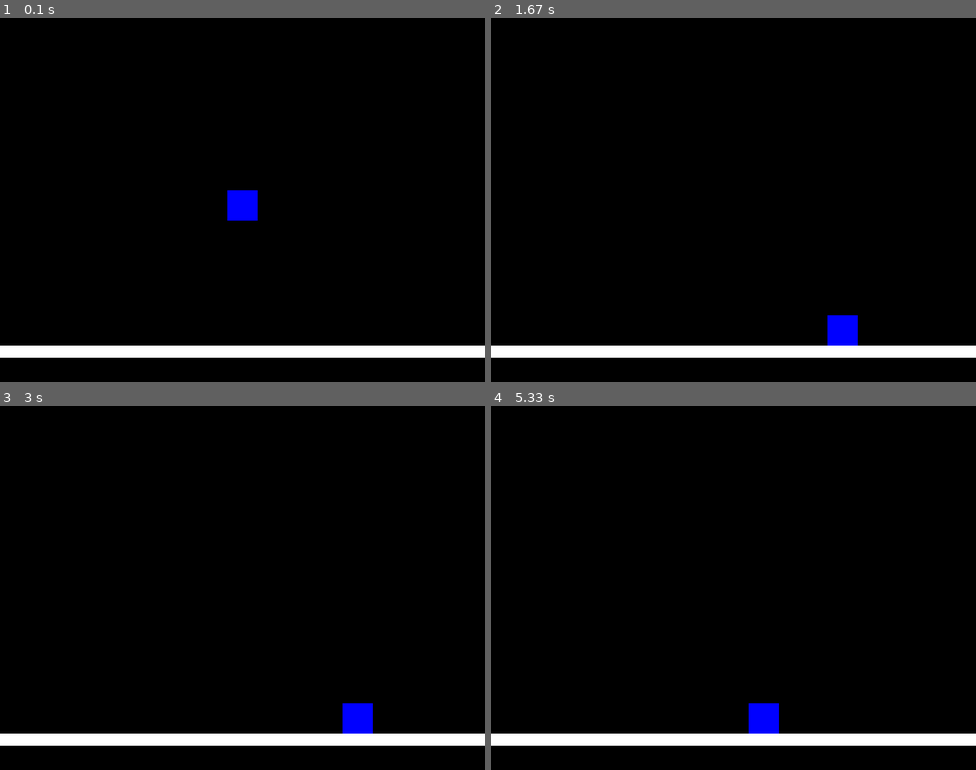
Above: before the commit, frames 1-4 (two rows, left to right).
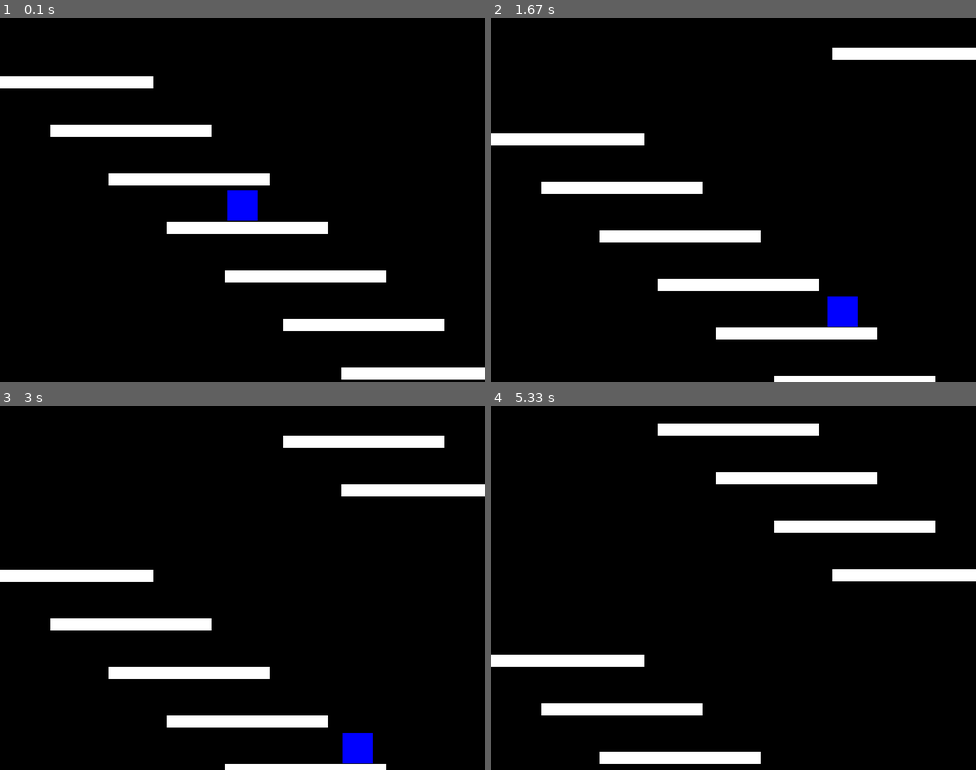
Above: after the commit, the same moments.

Repository: gromaxe/pygame_games
Game: pygame game, started from examples/platformer.py
Two runs of this game, one before a commit and one after it. Both use one fixed random seed, a clock stepped at 60 frames per second and the inputs below.
Inputs:
- Up to frame 1 (0.1 s): no input
- Up to frame 2 (1.67 s): hold D 0.33-0.8 s; hold D 0.83-1.3 s; hold A from 1.33 s (still down)
- Up to frame 3 (3 s): release A at 1.87 s; hold A 1.9-2.3 s; hold D 2.33-2.97 s
- Up to frame 4 (5.33 s): hold A 3-3.47 s

The runs differ from the first frame. In frame 1, 11% of the frame differs, in the area x 0-100%, y 16-100%; in frame 2, 11%; in frame 3, 11%; in frame 4, 11%, in the area x 0-100%, y 4-99%.

Commit message:
платформы в списке, переходят в низ экрана

Diff:
--- a/examples/platformer.py
+++ b/examples/platformer.py
@@ -15,6 +15,7 @@
 WHITE = (255, 255, 255)
 BLUE = (0, 0, 255)
 clock = pygame.time.Clock()
+
 
 class Player(pygame.sprite.Sprite):
     def __init__(self):
@@ -44,6 +45,7 @@
     def jump(self):
         self.vel_y = JUMP_HEIGHT
 
+
 class Platform(pygame.sprite.Sprite):
     def __init__(self, x, y, width, height):
         super().__init__()
@@ -51,15 +53,23 @@
         self.surf.fill(WHITE)
         self.rect = self.surf.get_rect(center=(x, y))
 
+    def update(self):
+        self.rect.move_ip(0, 1)
+        if self.rect.top > SCREEN_HEIGHT:
+            self.rect.bottom = 0
+
+
 all_sprites = pygame.sprite.Group()
 platforms = pygame.sprite.Group()
 
 player = Player()
-platform = Platform(SCREEN_WIDTH // 2, SCREEN_HEIGHT - 50, SCREEN_WIDTH, 20)
+platform_positions = [(i*1.2, i) for i in range(100, SCREEN_HEIGHT, 80)]
+for pos in platform_positions:
+    platform = Platform(pos[0], pos[1], SCREEN_WIDTH // 3, 20)
+    all_sprites.add(platform)
+    platforms.add(platform)
 
 all_sprites.add(player)
-all_sprites.add(platform)
-platforms.add(platform)
 
 running = True
 while running:
@@ -69,6 +79,9 @@
 
     pressed_keys = pygame.key.get_pressed()
     player.update(pressed_keys)
+
+    for platform in platforms:
+        platform.update()
 
     collisions = pygame.sprite.spritecollide(player, platforms, False)
     if collisions:
